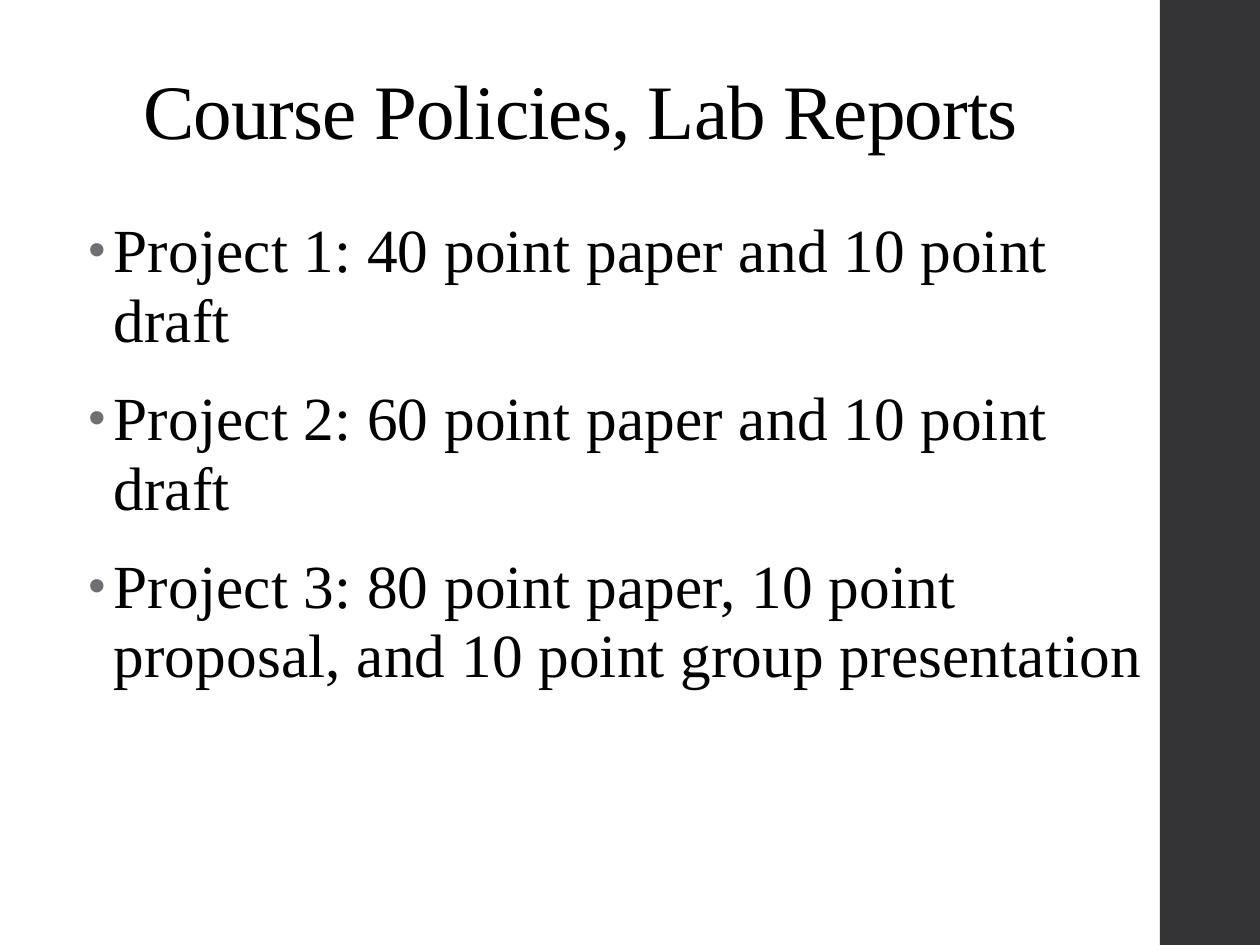
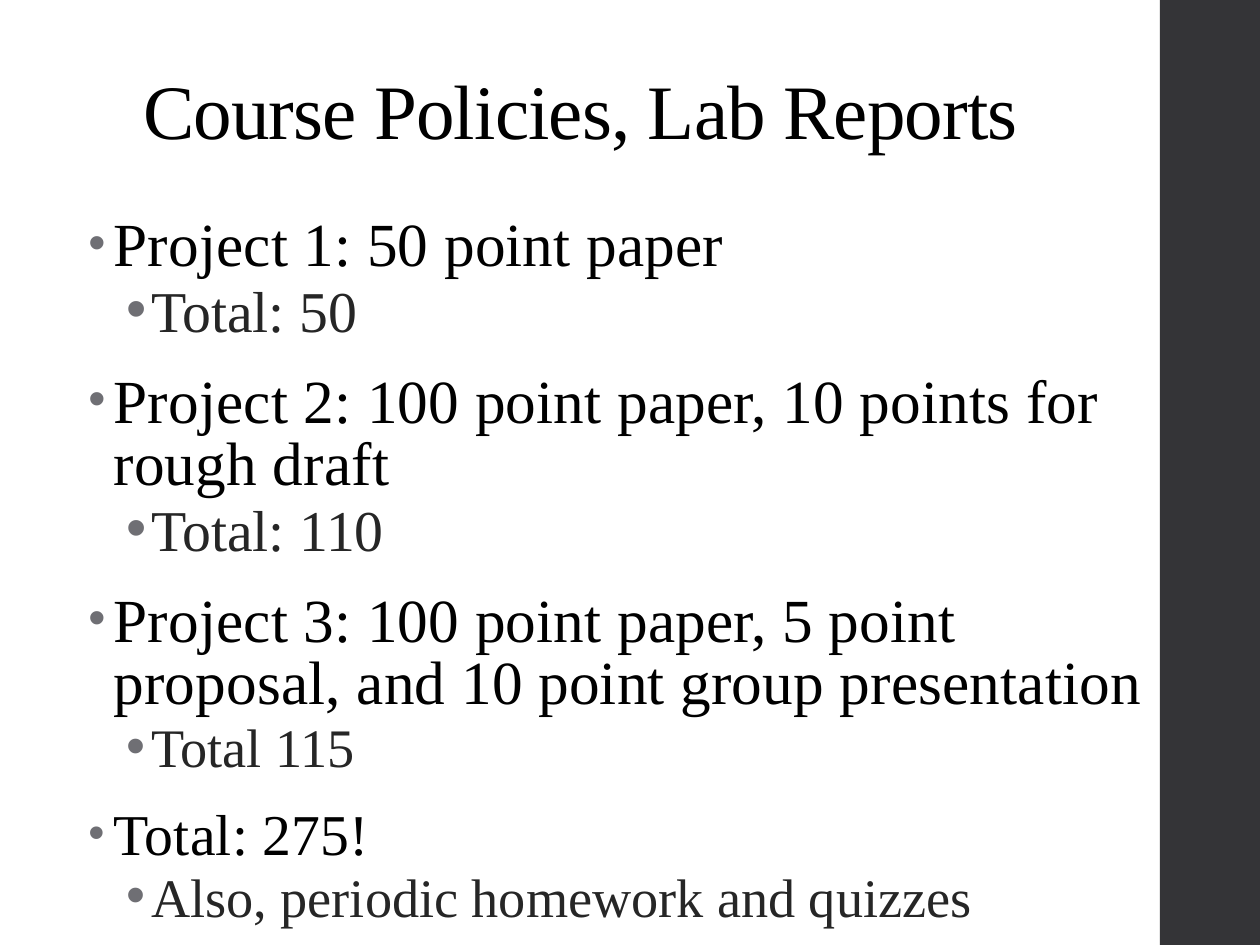
Before and after one commit to psadil/psych241, a slide deck: slide 5 of slides/lab1_21jan2016/lab1_21jan2016.pptx. Drawn at 1260x945 pixels with LibreOffice and Linux fonts; fonts in the diff are those of the drawing. Boxes give left, top, right and bottom in pixels: in the first picture for what was removed or moved away, otherwise in the second. Text is boxed around its words. In the diff, an @@ line names an element or a change of style, - is before the commit and + after.

```diff
--- a/slides/lab1_21jan2016/lab1_21jan2016.pptx
+++ b/slides/lab1_21jan2016/lab1_21jan2016.pptx
@@ text at (x1=113, y1=225, x2=1141, y2=927): text changed @@
-• Project 1: 40 point paper and 10 point draft
-• Project 2: 60 point paper and 10 point draft
-• Project 3: 80 point paper, 10 point proposal, and 10 point group presentation
+• Project 1: 50 point paper
+  • Total: 50
+• Project 2: 100 point paper, 10 points for rough draft
+  • Total: 110
+• Project 3: 100 point paper, 5 point proposal, and 10 point group presentation
+  • Total 115
+• Total: 275!
+  • Also, periodic homework and quizzes
```
Also in this commit, not shown: 5 other slides changed, 1 slide added, 12 slides removed, 3 other files.
